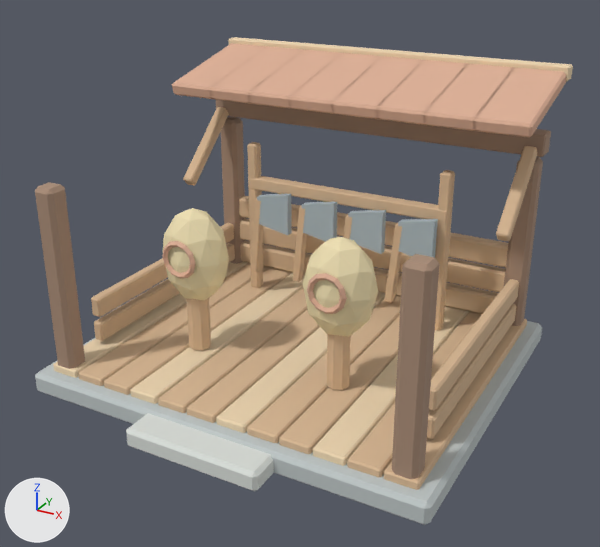
One commit to the FBX model unity/Assets/Resources/ForestArt/barracks.fbx: the scene before it, then after it.
Both versions are drawn from a camera (50 mm lens) standing at (2.94, -5.39, 3.54) and looking at (0.09, -0.2, 0.94). Every picture has the same lights, and +X, +Y and +Z are marked at lower left. The older version comes first. Where no turn or scale is listed for an object, it has been applied to the vertices.

Names of what the first picture shows: 'barracks_mesh'.
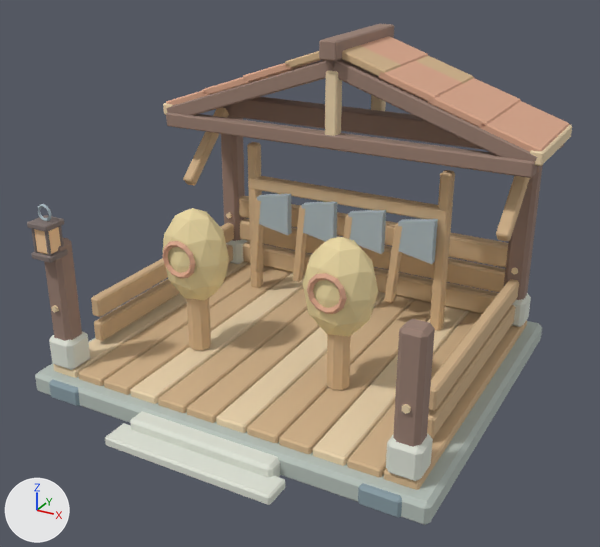
Changed parts and their boxes (x1, y1, x2, y2) in the pictures (600 x 547 px; the box of a moved part takes in the faces that stretch with it):
'barracks_mesh', reshaped: before (35, 37, 573, 525); after (27, 24, 572, 525)
part 1 of me_cube_1527, moved or reshaped: before (35, 182, 85, 369); after (44, 238, 82, 341)
part 2 of me_cube_1527, added: after (51, 305, 59, 313)
part 3 of me_cube_1527, moved or reshaped: before (221, 117, 245, 264); after (221, 105, 245, 241)
part 4 of me_cube_1527, moved or reshaped: before (392, 254, 439, 479); after (393, 319, 435, 447)
part 5 of me_cube_1527, added: after (402, 404, 411, 414)
part 6 of me_cube_1527, moved or reshaped: before (504, 157, 543, 326); after (504, 165, 543, 300)
part 7 of me_cube_1527, moved or reshaped: before (228, 37, 573, 82); after (166, 112, 537, 178)
part 8 of me_cube_1527, moved or reshaped: before (126, 413, 274, 491); after (130, 411, 280, 477)
part 9 of me_cube_1527, added: after (38, 204, 51, 221)
part 10 of me_cube_1527, reshaped: before (172, 43, 566, 138); after (163, 24, 572, 166)
part 11 of me_cube_1527, added: after (27, 215, 433, 518)
part 12 of me_cube_1527, added: after (226, 239, 248, 264)
part 13 of me_cube_1527, added: after (512, 293, 531, 327)

The change in detail:
Material 'Forest_slate' (mat_forest_slate) is new.
Its base color is (0.251, 0.337, 0.376) (greyish cyan #899da5).
Its roughness is 0.88.
Material 'Forest_darkwood' (mat_forest_darkwood) is new.
Its base color is (0.216, 0.173, 0.161) (grey #807370).
Its roughness is 0.88.
Material 'Forest_ember' (mat_forest_ember) is new.
Its base color is (0.949, 0.62, 0.345) (beige #f9ce9f).
Its roughness is 0.88.
me_cube_1527 is used by ob_barracks_mesh; location (0.0, 0.0, 0.0).
me_cube_1527 had 1300 vertices, 2392 faces and spanned x -1.66..1.66, y -1.64..1.56, z 0.0..2.4.
me_cube_1527 now has 2356 vertices, 4328 faces and spans x -1.68..1.68, y -1.7..1.52, z 0.0..2.62.
me_cube_1527 part 1: the loose piece of 24 vertices spanning x -1.52..-1.34, y -1.29..-1.11, z 0.2..1.7 is scaled about its middle by (1, 1, 0.691), then moved by (0.0, 0.0, -0.2).
me_cube_1527 part 2: a new loose piece, a 6-sided cylinder along y spanning x -1.455..-1.405, y -1.312..-1.288, z 0.721..0.779, in mat_forest_endgrain (beige #edd5af).
me_cube_1527 part 3: the loose piece of 24 vertices spanning x -1.52..-1.34, y 1.11..1.29, z 0.2..1.7 is scaled about the mesh origin by (1, 1, 1.14).
me_cube_1527 part 4: the loose piece of 24 vertices spanning x 1.34..1.52, y -1.29..-1.11, z 0.2..1.7 is scaled about its middle by (1, 1, 0.691), then moved by (0.0, 0.0, -0.2).
me_cube_1527 part 5: a new loose piece, a 6-sided cylinder along y spanning x 1.405..1.455, y -1.312..-1.288, z 0.721..0.779, in mat_forest_endgrain (beige #edd5af).
me_cube_1527 part 6: the loose piece of 24 vertices spanning x 1.34..1.52, y 1.11..1.29, z 0.2..1.7 is scaled about the mesh origin by (1, 1, 1.14).
me_cube_1527 part 7: the loose piece of 24 vertices spanning x -1.6..1.6, y 1.44..1.56, z 2.28..2.4 is scaled about its middle by (1.02, 1, 1), then moved by (0.0, -0.99, -0.52), in mat_forest_bark (brown #997f72).
me_cube_1527 part 8: the loose piece of 24 vertices spanning x -0.55..0.55, y -1.64..-1.28, z 0.0..0.16 is scaled about its middle by (1.1, 0.582, 1.03), then moved by (0.0, 0.04, 0.0).
me_cube_1527 part 9: the loose piece of 48 vertices spanning x -0.84..-0.52, y -0.74..-0.69, z 0.94..1.25 is copied, and the copy is scaled about its middle by (0.425, 0.52, 0.425), then moved by (-0.74, -0.57, 0.43), in mat_forest_iron (light grey #abbbc2); it spans x -1.49..-1.35, y -1.3..-1.28, z 1.45..1.59.
me_cube_1527 part 10: 192 vertices removed from x -1.58..1.58, y 0.49..1.51, z 2.03..2.37; 816 vertices added at x -1.68..1.68, y 0.39..1.52, z 1.76..2.62.
me_cube_1527 part 11: 288 vertices added at x -1.55..1.55, y -1.7..-1.08, z 0.0..1.46.
me_cube_1527 part 12: 24 vertices added at x -1.55..-1.31, y 1.08..1.32, z 0.23..0.49.
me_cube_1527 part 13: 24 vertices added at x 1.31..1.55, y 1.08..1.32, z 0.23..0.49.
Other edits to the shape of me_cube_1527 do not show in these pictures.
me_cube_1527 gains material mat_forest_ember (beige #f9ce9f).
me_cube_1527 gains material mat_forest_darkwood (grey #807370).
me_cube_1527 gains material mat_forest_slate (greyish cyan #899da5).
